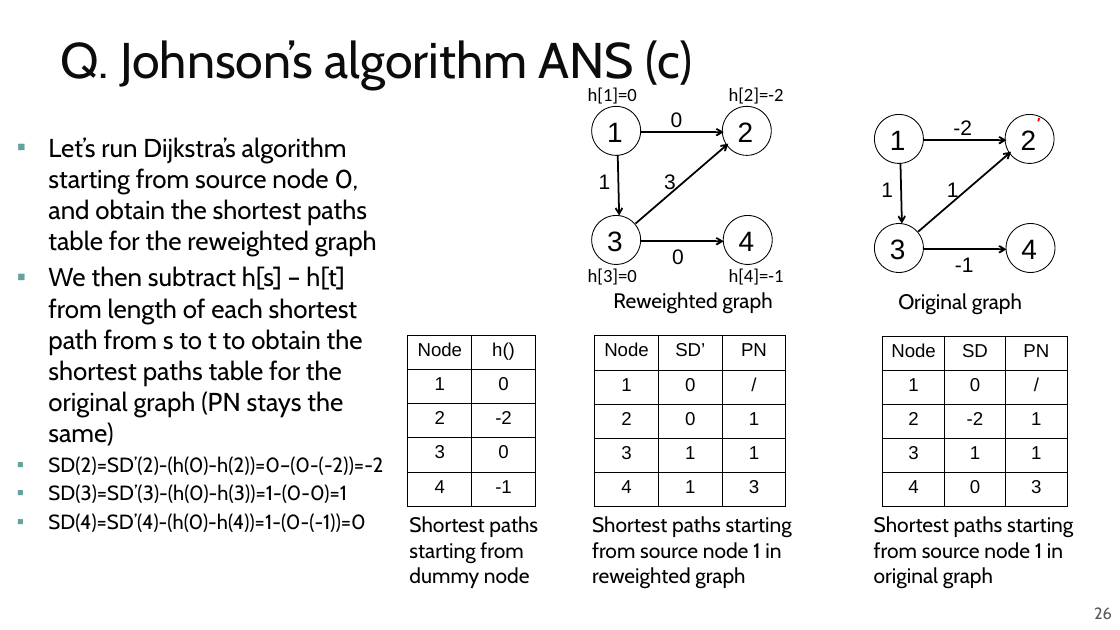
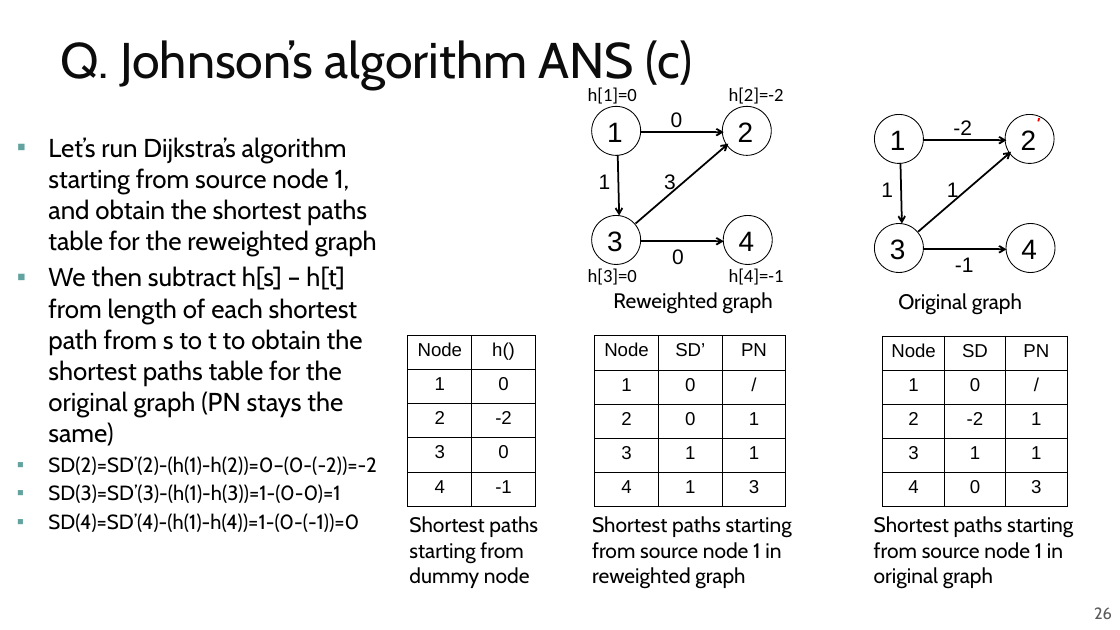
Before and after one commit to guhofstra/CSC111Fa25, a slide deck: slide 26 of PPTs/Lecture 13 Exercises ANS.pptx. Drawn at 1120x630 pixels with LibreOffice and Linux fonts; fonts in the diff are those of the drawing. Boxes give left, top, right and bottom in pixels: in the first picture for what was removed or moved away, otherwise in the second. Text is boxed around its words. In the diff, an @@ line names an element or a change of style, - is before the commit and + after.

```diff
--- a/PPTs/Lecture 13 Exercises ANS.pptx
+++ b/PPTs/Lecture 13 Exercises ANS.pptx
@@ text at [48, 137, 377, 256]: text changed @@
-▪ Let’s run Dijkstra’s algorithm starting from source node 0, and obtain the shortest paths table for the reweighted graph
+▪ Let’s run Dijkstra’s algorithm starting from source node 1, and obtain the shortest paths table for the reweighted graph
@@ text at [48, 456, 377, 532]: text changed @@
-▪ SD(2)=SD’(2)-(h(0)-h(2))=0–(0-(-2))=-2
-▪ SD(3)=SD’(3)-(h(0)-h(3))=1-(0-0)=1
-▪ SD(4)=SD’(4)-(h(0)-h(4))=1-(0-(-1))=0
+▪ SD(2)=SD’(2)-(h(1)-h(2))=0–(0-(-2))=-2
+▪ SD(3)=SD’(3)-(h(1)-h(3))=1-(0-0)=1
+▪ SD(4)=SD’(4)-(h(1)-h(4))=1-(0-(-1))=0
```
Also in this commit, not shown: 3 other files.
